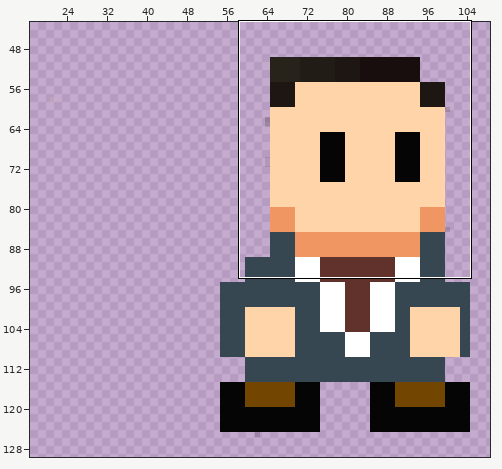
File history of a sprite sheet, Images/ronaldus_standing.png. The picture above shows the old version from afar; the outline marks the close-up.
Close-up. Old version:
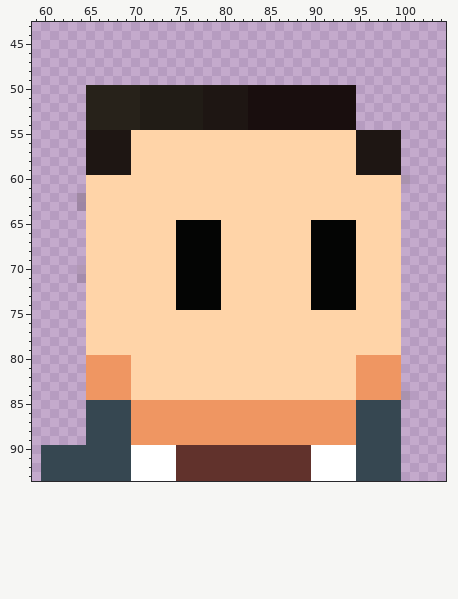
The file is 200x145 pixels. Pixels under 10% opacity are left out. Colours within 5 levels of each other are drawn and written as one. Shown: x 59..104, y 43..93. The wide view leaves out empty margins.
The same view after the edit:
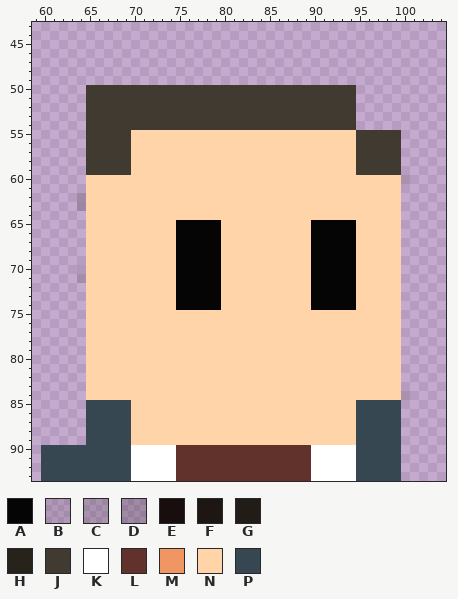
Palette (. is transparent): A #040504  B #190e0e1d  C #190e0e28  D #190e0e36  E #190e0e  F #1e1613  G #211c16  H #27221a  J #413a30  K #ffffff  L #61322c  M #ef9662  N #ffd4a8  P #364751
The edit:
@@ x 59..104 @@
 49 ..............................................
-50 ......HHHHHHGGGGGGGFFFFFEEEEEEEEEEEE..........
-51 ......HHHHHHGGGGGGGFFFFFEEEEEEEEEEEE..........
-52 ......HHHHHHGGGGGGGFFFFFEEEEEEEEEEEE..........
-53 ......HHHHHHGGGGGGGFFFFFEEEEEEEEEEEE..........
-54 ......HHHHHHGGGGGGGFFFFFEEEEEEEEEEEE..........
-55 ......FFFFFNNNNNNNNNNNNNNNNNNNNNNNNNFFFFF.....
-56 ......FFFFFNNNNNNNNNNNNNNNNNNNNNNNNNFFFFF.....
-57 ......FFFFFNNNNNNNNNNNNNNNNNNNNNNNNNFFFFF.....
-58 ......FFFFFNNNNNNNNNNNNNNNNNNNNNNNNNFFFFF.....
-59 ......FFFFFNNNNNNNNNNNNNNNNNNNNNNNNNFFFFF.....
+50 ......JJJJJJJJJJJJJJJJJJJJJJJJJJJJJJ..........
+51 ......JJJJJJJJJJJJJJJJJJJJJJJJJJJJJJ..........
+52 ......JJJJJJJJJJJJJJJJJJJJJJJJJJJJJJ..........
+53 ......JJJJJJJJJJJJJJJJJJJJJJJJJJJJJJ..........
+54 ......JJJJJJJJJJJJJJJJJJJJJJJJJJJJJJ..........
+55 ......JJJJJNNNNNNNNNNNNNNNNNNNNNNNNNJJJJJ.....
+56 ......JJJJJNNNNNNNNNNNNNNNNNNNNNNNNNJJJJJ.....
+57 ......JJJJJNNNNNNNNNNNNNNNNNNNNNNNNNJJJJJ.....
+58 ......JJJJJNNNNNNNNNNNNNNNNNNNNNNNNNJJJJJ.....
+59 ......JJJJJNNNNNNNNNNNNNNNNNNNNNNNNNJJJJJ.....
 60 ......NNNNNNNNNNNNNNNNNNNNNNNNNNNNNNNNNNNC....
@@ x 59..104 @@
 79 ......NNNNNNNNNNNNNNNNNNNNNNNNNNNNNNNNNNN.....
-80 ......MMMMMNNNNNNNNNNNNNNNNNNNNNNNNNMMMMM.....
-81 ......MMMMMNNNNNNNNNNNNNNNNNNNNNNNNNMMMMM.....
-82 ......MMMMMNNNNNNNNNNNNNNNNNNNNNNNNNMMMMM.....
-83 ......MMMMMNNNNNNNNNNNNNNNNNNNNNNNNNMMMMM.....
-84 ......MMMMMNNNNNNNNNNNNNNNNNNNNNNNNNMMMMMC....
-85 ......PPPPPMMMMMMMMMMMMMMMMMMMMMMMMMPPPPP.....
-86 ......PPPPPMMMMMMMMMMMMMMMMMMMMMMMMMPPPPP.....
-87 ......PPPPPMMMMMMMMMMMMMMMMMMMMMMMMMPPPPP.....
-88 ......PPPPPMMMMMMMMMMMMMMMMMMMMMMMMMPPPPP.....
-89 ......PPPPPMMMMMMMMMMMMMMMMMMMMMMMMMPPPPP.....
+80 ......NNNNNNNNNNNNNNNNNNNNNNNNNNNNNNNNNNN.....
+81 ......NNNNNNNNNNNNNNNNNNNNNNNNNNNNNNNNNNN.....
+82 ......NNNNNNNNNNNNNNNNNNNNNNNNNNNNNNNNNNN.....
+83 ......NNNNNNNNNNNNNNNNNNNNNNNNNNNNNNNNNNN.....
+84 ......NNNNNNNNNNNNNNNNNNNNNNNNNNNNNNNNNNNC....
+85 ......PPPPPNNNNNNNNNNNNNNNNNNNNNNNNNPPPPP.....
+86 ......PPPPPNNNNNNNNNNNNNNNNNNNNNNNNNPPPPP.....
+87 ......PPPPPNNNNNNNNNNNNNNNNNNNNNNNNNPPPPP.....
+88 ......PPPPPNNNNNNNNNNNNNNNNNNNNNNNNNPPPPP.....
+89 ......PPPPPNNNNNNNNNNNNNNNNNNNNNNNNNPPPPP.....
 90 .PPPPPPPPPPKKKKKLLLLLLLLLLLLLLLKKKKKPPPPP.....
Changed places in both close-ups, as pixel boxes (x1, y1, x2, y2):
changed: (86, 85, 401, 175)
changed: (86, 355, 401, 445)
